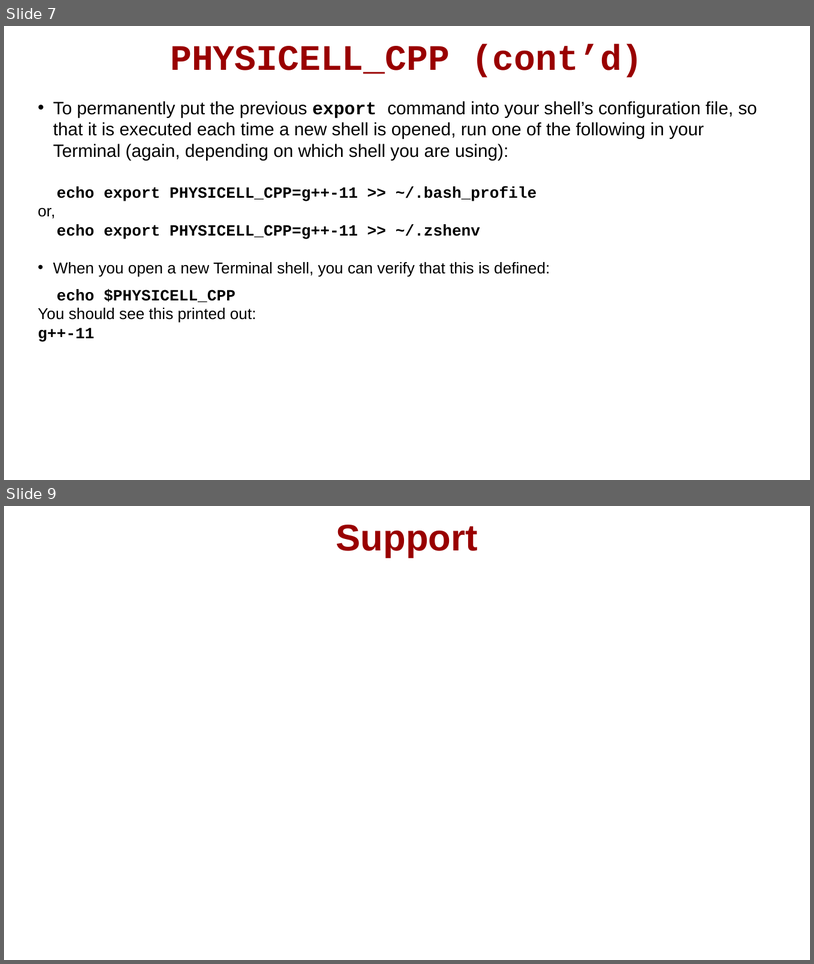
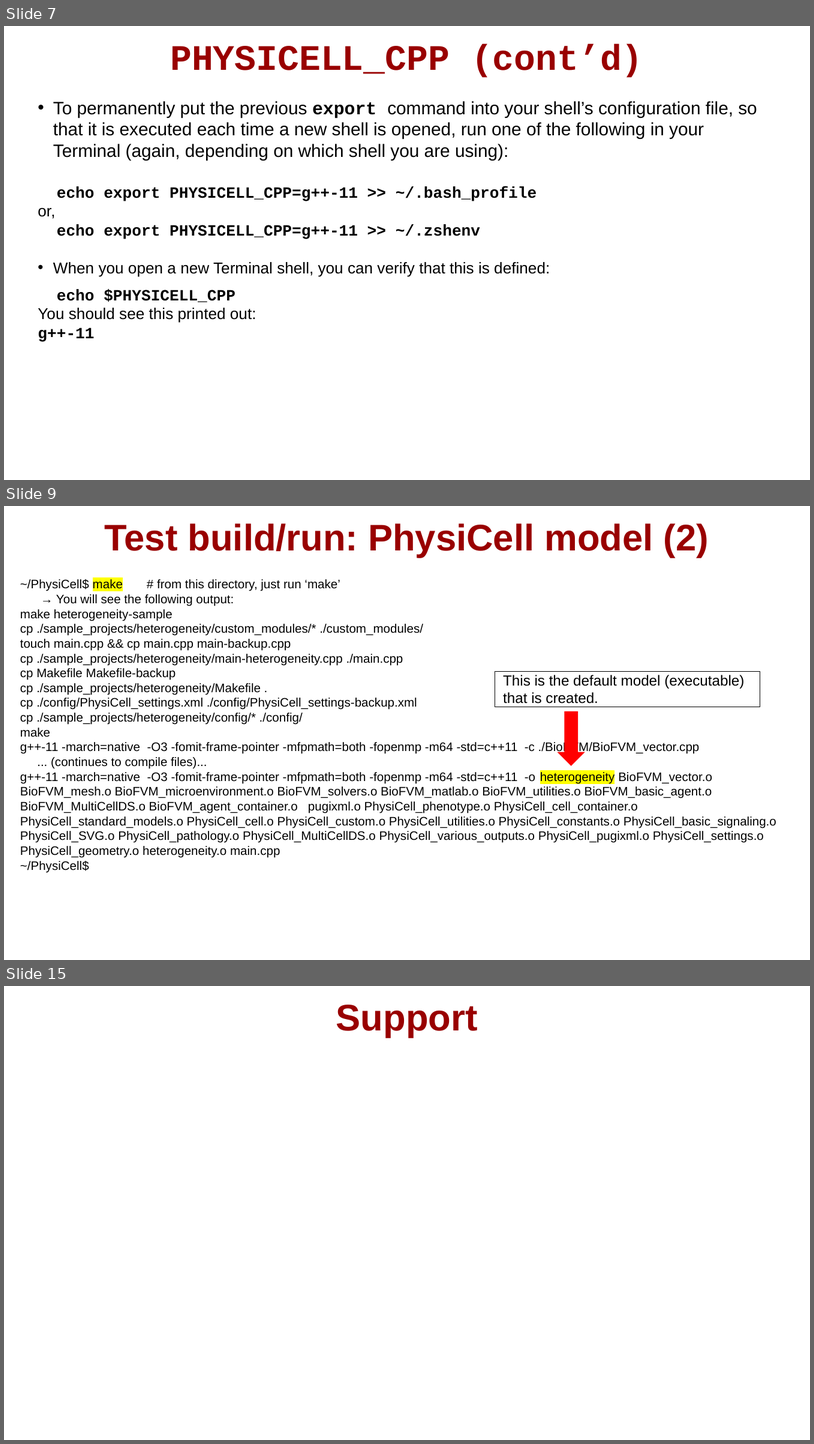
Before and after one commit to physicell-training/ws2021, a slide deck: pptx_source/PhysiCell_ws2021_macOS_setup.pptx. Shown one above the other, each under a label of ours: slides 7 and 9 before the commit, slides 7, 9 and 15 after it; the slides between them are not shown. The pictures are 814x964 and 814x1444 pixels, drawn with LibreOffice and Linux fonts; fonts in the diff are those of the drawing; background and template pictures are left out. Boxes give left, top, right and bottom in pixels: in the first picture for what was removed or moved away, otherwise in the second. Text is boxed around its words. In the diff, an @@ line names an element or a change of style, - is before the commit and + after.

```diff
--- a/pptx_source/PhysiCell_ws2021_macOS_setup.pptx
+++ b/pptx_source/PhysiCell_ws2021_macOS_setup.pptx
@@ slide 9 added at (4,506,810,960), background #FFFFFF @@
@@ title added at (105,523,709,558), 33 pt, text #990000, bold @@
+Test build/run: PhysiCell model (2)
@@ text added at (20,579,777,873), 11 pt, text #000000 @@
+~/PhysiCell$ make # from this directory, just run ‘make’
+→ You will see the following output:
+make heterogeneity-sample
+cp ./sample_projects/heterogeneity/custom_modules/* ./custom_modules/
+touch main.cpp && cp main.cpp main-backup.cpp
+cp ./sample_projects/heterogeneity/main-heterogeneity.cpp ./main.cpp
+cp Makefile Makefile-backup
+cp ./sample_projects/heterogeneity/Makefile .
+cp ./config/PhysiCell_settings.xml ./config/PhysiCell_settings-backup.xml
+cp ./sample_projects/heterogeneity/config/* ./config/
+make
+g++-11 -march=native -O3 -fomit-frame-pointer -mfpmath=both -fopenmp -m64 -std=c++11 -c ./BioFVM/BioFVM_vector.cpp
+... (continues to compile files)...
+g++-11 -march=native -O3 -fomit-frame-pointer -mfpmath=both -fopenmp -m64 -std=c++11 -o heterogeneity BioFVM_vector.o BioFVM_mesh.o BioFVM_microenvironment.o BioFVM_solvers.o BioFVM_matlab.o BioFVM_utilities.o BioFVM_basic_agent.o BioFVM_MultiCellDS.o BioFVM_agent_container.o pugixml.o PhysiCell_phenotype.o PhysiCell_cell_container.o PhysiCell_standard_models.o PhysiCell_cell.o PhysiCell_custom.o PhysiCell_utilities.o PhysiCell_constants.o PhysiCell_basic_signaling.o PhysiCell_SVG.o PhysiCell_pathology.o PhysiCell_MultiCellDS.o PhysiCell_various_outputs.o PhysiCell_pugixml.o PhysiCell_settings.o PhysiCell_geometry.o heterogeneity.o main.cpp
+~/PhysiCell$
@@ rectangle added at (495,672,761,707), outline #000000 0.75 pt, 13 pt, text #000000 @@
+This is the default model (executable)
+that is created.
@@ down arrow added at (559,712,584,765), fill #FF0000, outline #FF0000 1 pt @@
@@ what was slide 9 is now slide 15 @@
```
Also in this commit, not shown: 1 slide changed, 5 other slides added.
